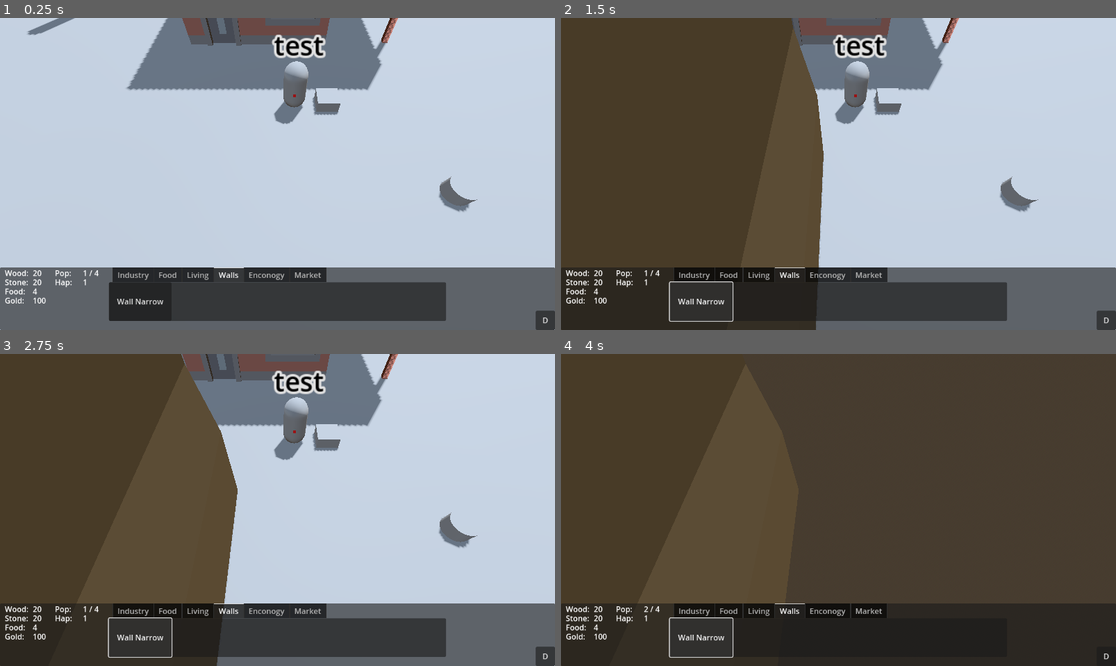
Above: before the commit, frames 1-4 (two rows, left to right).
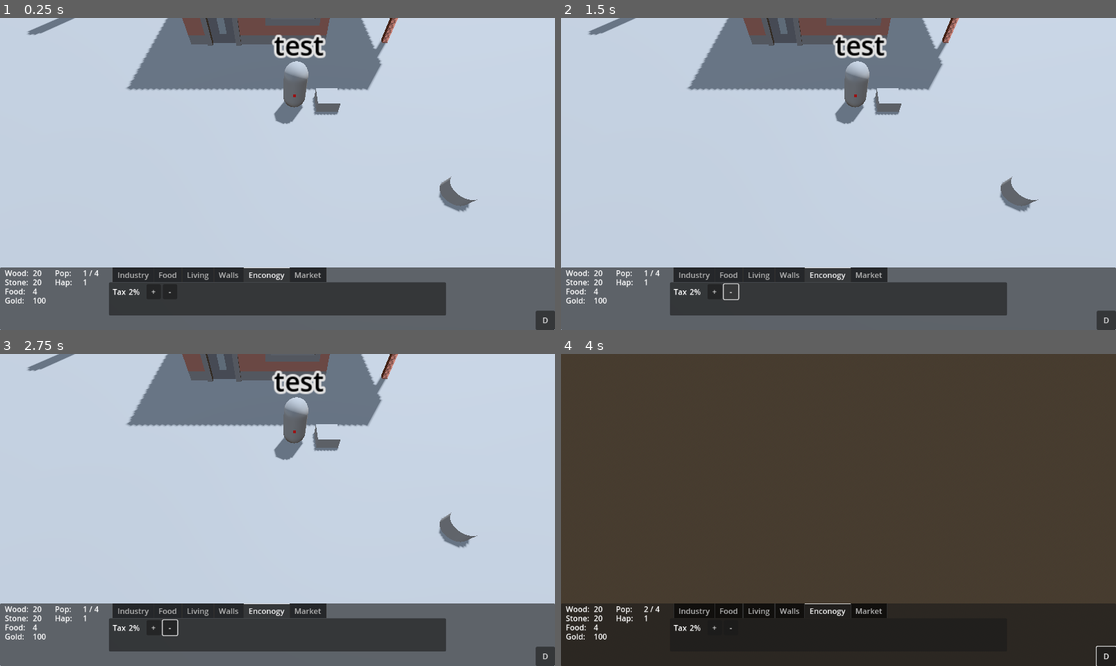
Above: after the commit, the same moments.

Repository: CungSao/CastleBuilder
Game: Godot game, scene res://test_scene.tscn
The game is run twice, just before and just after one commit, with the same random seed, the same clock (stepped at 60 frames per second) and the same inputs.
Inputs (mouse positions are in pixels of both pictures, inside the frame that each line leads up to):
- Up to frame 1 (0.25 s): no input
- Up to frame 2 (1.5 s): click (716, 292) at 0.5 s, where only the run after the commit has a clickable "+"; click (733, 292) at 1.25 s, where only the run after the commit has a clickable "-"
- Up to frame 3 (2.75 s): click (138, 637) at 2 s, where only the run before the commit has a clickable "Wall Narrow"
- Up to frame 4 (4 s): click "D" at 2.75 s; click (699, 637) at 3.5 s, where only the run before the commit has a clickable "Wall Narrow"

The runs differ from the first frame. In frame 1, 1.3% of the frame differs, in the area x 19-81%, y 79-98%; in frame 2, 45%, in the area x 0-81%, y 0-100%; in frame 3, 39%; in frame 4, 0.5%.

Commit message:
TaxRate

Diff:
--- a/scripts/InterfaceManager.gd
+++ b/scripts/InterfaceManager.gd
@@ -10,6 +10,7 @@
 	vbox.get_node("Gold/Label").text = str(GameManager.Gold)
 	vbox2.get_node("Pop/Label").text = str(GameManager.AlvPopulation) + " / " + str(GameManager.MaxPopulation)
 	vbox2.get_node("Hap/Label").text = str(GameManager.Happiness)
+	$TabContainer/Enconogy/HBoxContainer/TaxRate/Label2.text = str(GameManager.TaxRate) + "%"
 
 func _on_area_2d_area_entered(_area):
 	BuildManager.buildable = false
@@ -41,3 +42,9 @@
 func _on_destroy_pressed():
 	print('click')
 	GameManager.CurrentState = GameManager.State.Destroying
+
+func _on_IncreateTaxes_button_down():
+	GameManager.TaxRate += 2
+
+func _on_DecreaseTaxes_button_down():
+	GameManager.TaxRate -= 2
--- a/test_scene.tscn
+++ b/test_scene.tscn
@@ -92,7 +92,7 @@
 anchor_right = 0.5
 offset_bottom = 31.0
 grow_horizontal = 2
-current_tab = 3
+current_tab = 4
 
 [node name="Industry" type="HBoxContainer" parent="Control/TabContainer"]
 visible = false
@@ -137,6 +137,7 @@
 text = "House"
 
 [node name="Walls" type="HBoxContainer" parent="Control/TabContainer"]
+visible = false
 layout_mode = 2
 
 [node name="BuildWallNarrow" type="Button" parent="Control/TabContainer/Walls"]
@@ -145,13 +146,46 @@
 text = "Wall Narrow"
 
 [node name="Enconogy" type="HBoxContainer" parent="Control/TabContainer"]
-visible = false
-layout_mode = 2
-
-[node name="BuildWoodCutterButton" type="Button" parent="Control/TabContainer/Enconogy"]
-custom_minimum_size = Vector2(130, 80)
-layout_mode = 2
-text = "Wood Cutters"
+layout_mode = 2
+
+[node name="HBoxContainer" type="HBoxContainer" parent="Control/TabContainer/Enconogy"]
+custom_minimum_size = Vector2(150, 40)
+layout_mode = 2
+size_flags_horizontal = 4
+size_flags_vertical = 0
+theme_override_constants/separation = 10
+alignment = 1
+
+[node name="TaxRate" type="Label" parent="Control/TabContainer/Enconogy/HBoxContainer"]
+custom_minimum_size = Vector2(60, 0)
+layout_mode = 2
+text = "Tax"
+vertical_alignment = 1
+
+[node name="Label2" type="Label" parent="Control/TabContainer/Enconogy/HBoxContainer/TaxRate"]
+layout_mode = 2
+offset_left = 33.0
+offset_right = 56.0
+offset_bottom = 23.0
+grow_horizontal = 2
+grow_vertical = 2
+text = "2%"
+vertical_alignment = 1
+
+[node name="HBoxContainer" type="HBoxContainer" parent="Control/TabContainer/Enconogy/HBoxContainer"]
+layout_mode = 2
+size_flags_vertical = 4
+alignment = 1
+
+[node name="Button" type="Button" parent="Control/TabContainer/Enconogy/HBoxContainer/HBoxContainer"]
+custom_minimum_size = Vector2(30, 0)
+layout_mode = 2
+text = "+"
+
+[node name="Button2" type="Button" parent="Control/TabContainer/Enconogy/HBoxContainer/HBoxContainer"]
+custom_minimum_size = Vector2(30, 0)
+layout_mode = 2
+text = "-"
 
 [node name="Market" type="HBoxContainer" parent="Control/TabContainer"]
 visible = false
@@ -423,7 +457,8 @@
 [connection signal="button_down" from="Control/TabContainer/Food/Orchard" to="Control" method="_on_orchard_button_down"]
 [connection signal="button_down" from="Control/TabContainer/Living/BuildHouse" to="Control" method="_on_build_house_button_down"]
 [connection signal="button_down" from="Control/TabContainer/Walls/BuildWallNarrow" to="Control" method="_on_build_wall_narrow_button_down"]
-[connection signal="button_down" from="Control/TabContainer/Enconogy/BuildWoodCutterButton" to="Control" method="_on_build_wood_cutter_button_button_down"]
+[connection signal="button_down" from="Control/TabContainer/Enconogy/HBoxContainer/HBoxContainer/Button" to="Control" method="_on_IncreateTaxes_button_down"]
+[connection signal="button_down" from="Control/TabContainer/Enconogy/HBoxContainer/HBoxContainer/Button2" to="Control" method="_on_DecreaseTaxes_button_down"]
 [connection signal="button_down" from="Control/TabContainer/Market/BuildWoodCutterButton" to="Control" method="_on_build_wood_cutter_button_button_down"]
 [connection signal="area_entered" from="Control/Area2D" to="Control" method="_on_area_2d_area_entered"]
 [connection signal="area_exited" from="Control/Area2D" to="Control" method="_on_area_2d_area_exited"]
